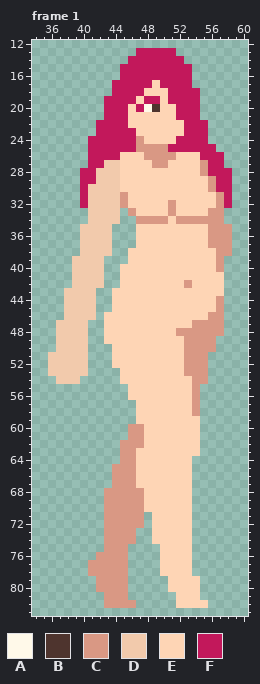
One commit to this pixel-art file: Sidescroller/Practice/male_walk_96x96.aseprite. That is the earlier state.
96x96 pixels, 7 frames. Shown: frame 1: x 34..60, y 12..83.
Visible layers, top first: "Hair", "Eyes", "Body".
Palette (. is transparent): A #fff9e9  B #4e342e  C #d99884  D #f2caac  E #fed5b5  F #c2185b
Pixels before, frame 1, first column x 36:
13 ...........FFFFF.......
14 ..........FFFFFFF......
15 .........FFFFFFFFF.....
16 .........FFFFFFFFF.....
17 ........FFFFFEFFFF.....
18 ........FFFFEEEFFFF....
19 .......FFFFEFFEFFFF....
20 .......FFFEFABEEFFF....
21 .......FFFEEEEEEFFF....
22 ......FFFFEEEEEEEFFF...
23 ......FFFFFEEEEEEFFF...
24 .....FFFFFFCEEEEFFFF...
25 .....FFFFFFCCCCFFFFFF..
26 .....FFFFEEECCCCEEEFFF.
27 .....FFDDEEEECCEEEECFF.
28 ....FFDDDEEEEEEEEEECFFF
29 ....FFDDDEEEEEEEEEEECFF
30 ....FDDDDEEEEEEEEEEECFF
31 ....FDDDDCEEEEEEEEEEECF
32 ....FDDDDCEEEEECEEEEECF
33 .....DDDD.CEEEECEEEECC.
34 .....DDDD..CCCCECCCCCC.
35 ....DDDD...EEEEEEEEECCC
36 ....DDDD...EEEEEEEEECCC
37 ....DDDD...EEEEEEEEECCC
38 ....DDDD..EEEEEEEEEEECC
39 ...DDDD...EEEEEEEEEEEC.
40 ...DDDD..EEEEEEEEEEEEC.
41 ...DDDD..EEEEEEEEEEEEE.
42 ...DDDD..EEEEEEEECEEEE.
43 ..DDDD..EEEEEEEEEEEEEE.
44 ..DDDD..EEEEEEEEEEEEEC.
45 ..DDDD..EEEEEEEEEEEEEC.
46 ..DDDD.EEEEEEEEEEEEECC.
47 .DDDD..EEEEEEEEEEECCCC.
48 .DDDD..EEEEEEEEECCCCCC.
49 .DDDD..EEEEEEEEEECCCC..
50 .DDDD...EEEEEEEEECCCC..
51 DDDDD...EEEEEEEEECCC...
52 DDDDD...EEEEEEEEECCC...
53 DDDDD....EEEEEEEECCC...
54 .DDD.....EEEEEEEEECC...
55 ..........EEEEEEEEC....
56 ..........EEEEEEEEC....
57 ...........EEEEEEEC....
58 ...........EEEEEEEC....
59 ...........EEEEEEEE....
60 ..........CCEEEEEEE....
61 ..........CCEEEEEEE....
62 .........CCCEEEEEEE....
63 .........CCEEEEEEEE....
64 .........CCEEEEEEE.....
65 ........CCCEEEEEEE.....
66 ........CCCEEEEEEE.....
67 ........CCCEEEEEEE.....
68 .......CCCCCEEEEEE.....
69 .......CCCCCEEEEEE.....
70 .......CCCCCEEEEEE.....
71 .......CCCCC.EEEEE.....
72 .......CCCCC.EEEEE.....
73 .......CCCC..EEEEE.....
74 .......CCCC..EEEEE.....
75 .......CCC....EEEE.....
76 ......CCCC....EEEE.....
77 .....CCCCC....EEEE.....
78 .....CCCCC....EEEE.....
79 ......CCCC.....EEEE....
80 ......CCCC.....EEEE....
81 .......CCC......EEE....
82 .......CCCC.....EEEE...
After:
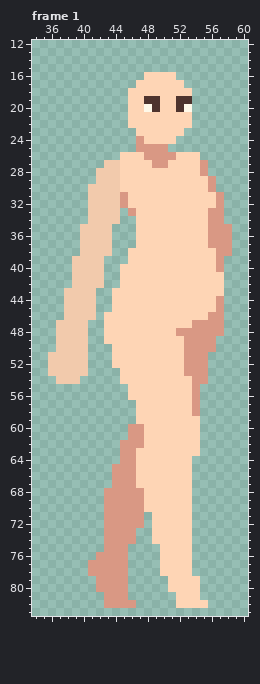
Diff:
Frame 1, layers "Hair", "Eyes", "Body":
Colour F gives way to colour A in row 20 at x 53.
Colour F gives way to colour B in row 19 at x 48 to 49 and 52 to 53; in row 20 at x 52.
Colour C gives way to colour E in rows 32 to 33 at x 51; in row 34 at x 47 to 50 and 52 to 55; in row 42 at x 53.
Colour F gives way to colour E in row 16 at x 48 to 51; in row 17 at x 47 to 48 and 50 to 52; in row 18 at x 46 to 47 and 51 to 53; in row 19 at x 46 and 51; in row 20 at x 47; in row 21 at x 52 to 53.
Colour F gives way to colour E in row 22 at x 53.
Colour F is removed in row 13 at x 47 to 51; in row 14 at x 46 to 52; in row 15 at x 45 to 53; in row 16 at x 45 to 47 and 52 to 53; in row 17 at x 44 to 46 and 53; in row 18 at x 44 to 45 and 54.
Colour F is removed in rows 19 to 21 at x 43 to 45 and 54; in row 22 at x 42 to 45 and 54 to 55; in row 23 at x 42 to 46 and 53 to 55; in row 24 at x 41 to 46 and 52 to 55; in row 25 at x 41 to 46 and 51 to 56; in row 26 at x 41 to 44 and 55 to 57.
Colour F is removed in row 27 at x 41 to 42 and 56 to 57; in row 28 at x 40 to 41 and 56 to 58; in row 29 at x 40 to 41 and 57 to 58; in row 30 at x 40 and 57 to 58; in rows 31 to 32 at x 40 and 58.
Boxes around the changes in both pictures, in picture pixels (x1, y1, x2, y2):
changed: (80, 48, 232, 224)
changed: (184, 280, 192, 288)
